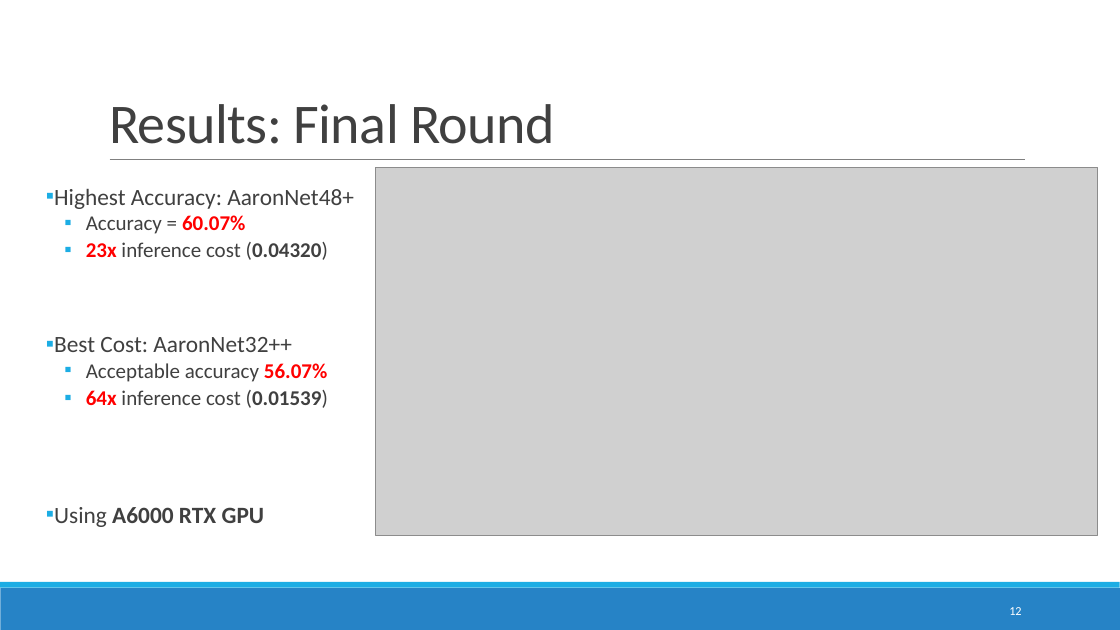
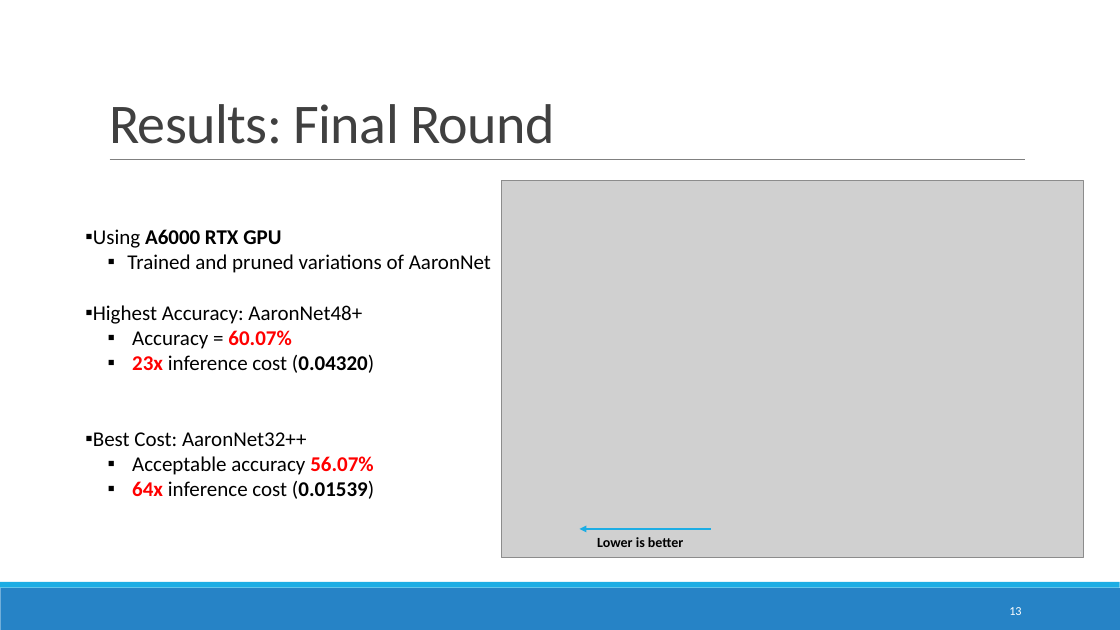
Before and after one commit to ITU-AI-ML-in-5G-Challenge/ITU-ML5G-PS-007-Aaronica, a slide deck: slide 13 of Presentation/GrandFinale.pptx (slide 12 before the commit). Drawn at 1120x630 pixels with LibreOffice and Linux fonts; fonts in the diff are those of the drawing; grey boxes stand for pictures. Boxes give left, top, right and bottom in pixels: in the first picture for what was removed or moved away, otherwise in the second. Text is boxed around its words. In the diff, an @@ line names an element or a change of style, - is before the commit and + after.

```diff
--- a/Presentation/GrandFinale.pptx
+++ b/Presentation/GrandFinale.pptx
@@ picture: place and size @@
-picture at <box>376,167,1098,535</box>
+picture at <box>502,181,1084,557</box>
@@ text "Using A6000 RTX GPU": place and size @@
-text "Using A6000 RTX GPU" at <box>54,189,354,527</box>
+text "Using A6000 RTX GPU" at <box>93,229,491,499</box>
@@ text at <box>93,229,491,273</box>: paragraphs added @@
+▪ Using A6000 RTX GPU
+  ▪ Trained and pruned variations of AaronNet
@@ text at <box>93,305,374,499</box>: size 20 to 18 pt in "Highest Accuracy: AaronNet48+", "Best Cost: AaronNet32++"; text colour #404040 to #000000 in "Highest Accuracy: AaronNet48+", "Accuracy =", "inference cost (0.04320)", "Best Cost: AaronNet32++" and 2 more places; indent changed; line spacing 0.8 to 1; less space between paragraphs @@
@@ text at <box>54,507,265,527</box>: paragraph removed @@
-▪ Using A6000 RTX GPU
@@ arrow added from (711, 529) to (580, 529), #1CADE4 1 pt @@
@@ text added at <box>597,537,683,547</box>, 12 pt, text #000000, bold @@
+Lower is better
@@ page number at <box>1009,607,1021,615</box>: text changed @@
-12
+13
```
Also in this commit, not shown: 12 other slides changed, 2 other files.
